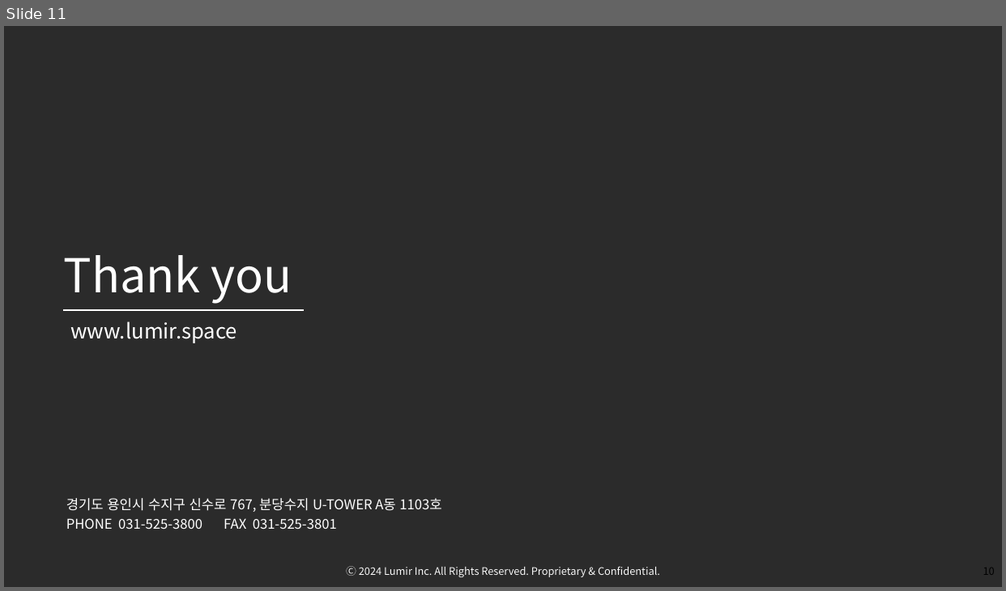
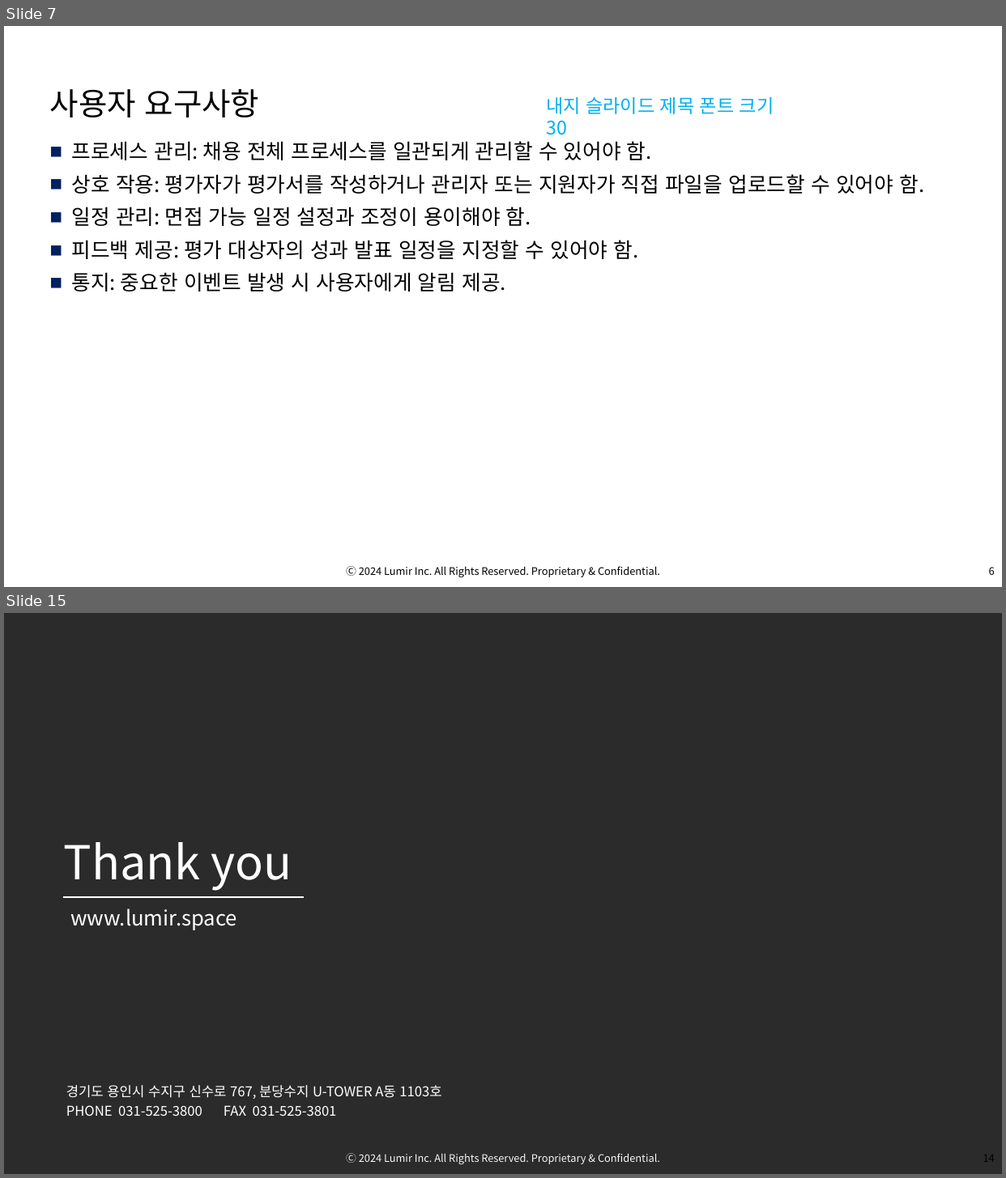
Before and after one commit to OsterRepository/OsterRepository, a slide deck: 기술 7부 김민수 성과 발표.pptx. Shown one above the other, each under a label of ours: slide 11 before the commit, slides 7 and 15 after it; the slides between them are not shown. The pictures are 1006x591 and 1006x1178 pixels, drawn with LibreOffice and Linux fonts; fonts in the diff are those of the drawing; background and template pictures are left out; a plain dark background stands for a picture behind light text. Boxes give left, top, right and bottom in pixels: in the first picture for what was removed or moved away, otherwise in the second. Text is boxed around its words. In the diff, an @@ line names an element or a change of style, - is before the commit and + after.

```diff
--- a/기술 7부 김민수 성과 발표.pptx
+++ b/기술 7부 김민수 성과 발표.pptx
@@ slide 7 added at (4,26,1002,587), background #FFFFFF; not listed: 2 template elements that a slide beside it also shows @@
@@ text added at (288,26,1002,52), 13 pt, text #FFFFFF @@
+02. 요구사항 분석
@@ text added at (288,52,1002,74), 10 pt, text #FFFFFF @@
+2-1 사용자 요구사항
@@ title added at (50,89,260,118), 30 pt, text #000000 @@
+사용자 요구사항
@@ text added at (546,97,774,114), 18 pt, text #00B0F0 @@
+내지 슬라이드 제목 폰트 크기 30
@@ text added at (72,141,924,292), 20 pt, text #000000 @@
+■ 프로세스 관리: 채용 전체 프로세스를 일관되게 관리할 수 있어야 함.
+■ 상호 작용: 평가자가 평가서를 작성하거나 관리자 또는 지원자가 직접 파일을 업로드할 수 있어야 함.
+■ 일정 관리: 면접 가능 일정 설정과 조정이 용이해야 함.
+■ 피드백 제공: 평가 대상자의 성과 발표 일정을 지정할 수 있어야 함.
+■ 통지: 중요한 이벤트 발생 시 사용자에게 알림 제공.
@@ what was slide 11 is now slide 15 @@
```
Also in this commit, not shown: 5 slides changed, 7 other slides added, 4 slides removed, 1 other file.
